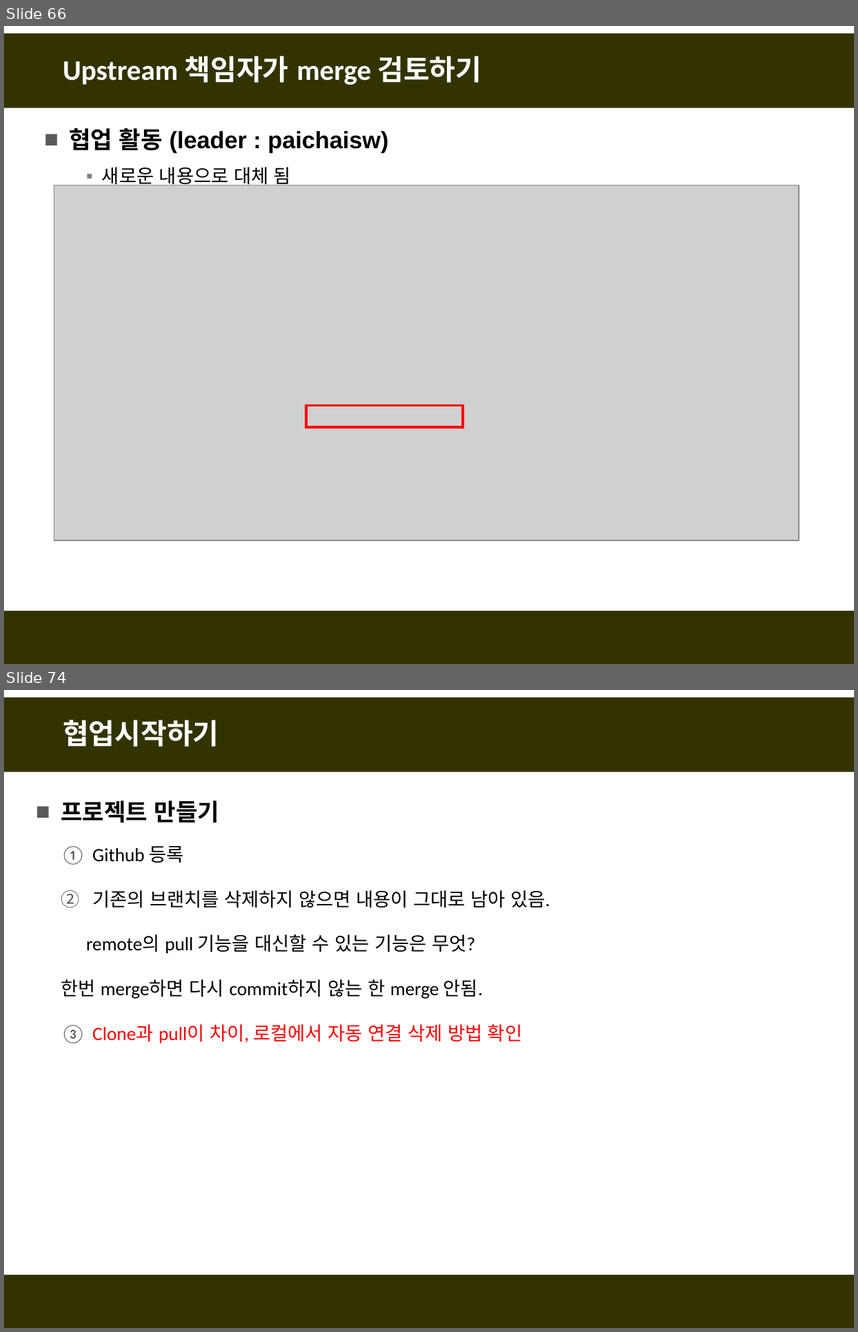
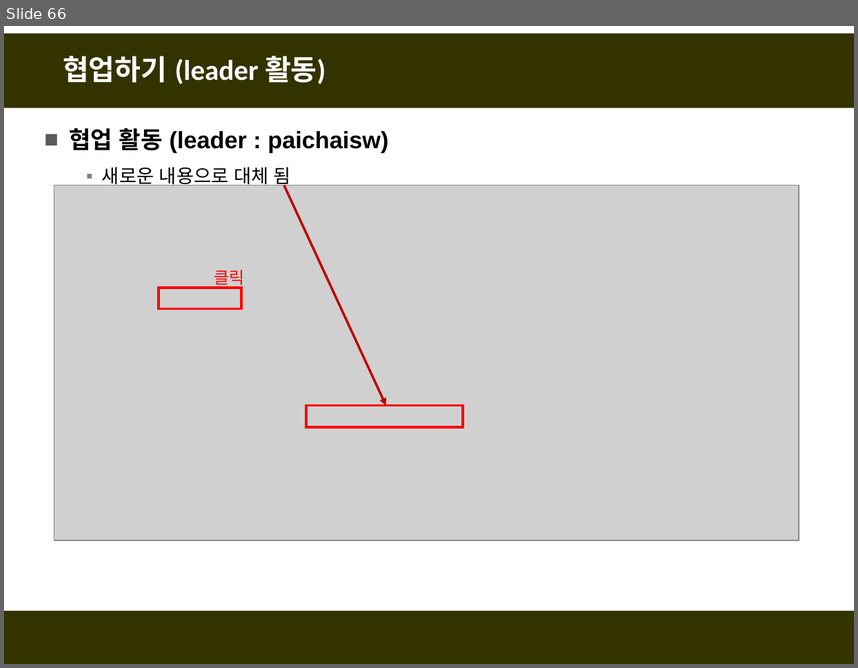
Before and after one commit to fasthill/github-lecture, a slide deck: git및github첫걸음4-협업하기.pptx. Shown one above the other, each under a label of ours: slides 66 and 74 before the commit, slide 66 after it; the slides between them are not shown. The pictures are 858x1332 and 858x668 pixels, drawn with LibreOffice and Linux fonts; fonts in the diff are those of the drawing; grey boxes stand for pictures. Boxes give left, top, right and bottom in pixels: in the first picture for what was removed or moved away, otherwise in the second. Text is boxed around its words. In the diff, an @@ line names an element or a change of style, - is before the commit and + after.

```diff
--- a/git및github첫걸음4-협업하기.pptx
+++ b/git및github첫걸음4-협업하기.pptx
@@ slide 74 removed at (x1=4, y1=690, x2=854, y2=1328), background #FFFFFF; not listed: 2 template elements that a slide beside it also shows @@
@@ title removed at (x1=63, y1=720, x2=219, y2=747) @@
-협업시작하기
@@ text removed at (x1=61, y1=800, x2=550, y2=1043) @@
-■ 프로젝트 만들기
-  1. Github 등록
-  2. 기존의 브랜치를 삭제하지 않으면 내용이 그대로 남아 있음.
-  remote의 pull 기능을 대신할 수 있는 기능은 무엇?
-  한번 merge하면 다시 commit하지 않는 한 merge 안됨.
-  1. Clone과 pull이 차이, 로컬에서 자동 연결 삭제 방법 확인
@@ slide 66 changed as well @@
@@ title at (x1=63, y1=56, x2=326, y2=84): text changed @@
-Upstream 책임자가 merge 검토하기
+협업하기 (leader 활동)
@@ arrow added from (283, 185) to (386, 405), #C00000 2 pt @@
@@ text added at (x1=214, y1=270, x2=245, y2=288), 14 pt, text #FF0000 @@
+클릭
@@ rectangle added at (x1=159, y1=288, x2=242, y2=309), outline #FF0000 2.25 pt @@
```
Also in this commit, not shown: 9 other slides changed, 5 slides added, 34 other slides removed.
